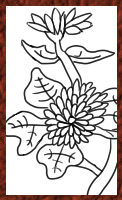
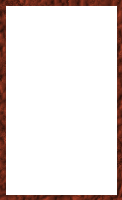
Layers edited between the first and the second 122x200 image:
painted on "Layer 7" over [5,7,118,196]
